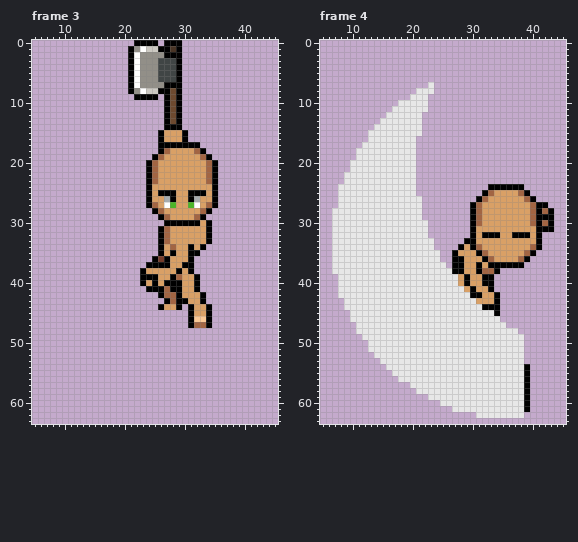
Pixel-art file -- assets/Entities/Characters/Body_A/Animations/Slice_Base/Slice_Down.aseprite. Above, as it was before the edit.
64x64 pixels, 8 frames. Colours within 5 levels of each other are drawn and written as one. Shown: frame 3: x 5..45, y 0..63; frame 4: x 5..45, y 0..63. The commit also changed other frames, which this record leaves out.
After the commit:
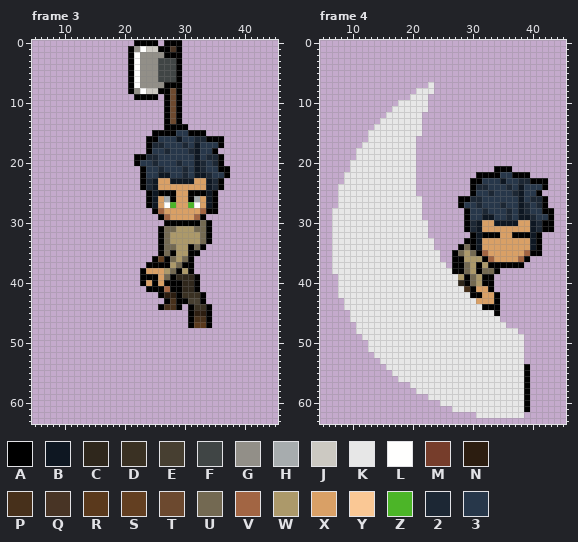
Palette (. is transparent): A #000000  B #0e1722  C #2f271c  D #3a3123  E #473f31  F #404545  G #928f88  H #a7acae  J #ccc9c2  K #e7e7e7  L #fffffe  M #763d2b  N #2c1d10  P #47301b  Q #483425  R #5a391c  S #633f21  T #6c492f  U #736952  V #a26543  W #ac996a  X #d9a066  Y #fac895  Z #4cb528  2 #1c2734  3 #27374a
Changes in this commit:
layer "Pants" added
layer "Boots" added
layer "Shirt" added
layer "Hair V1" added
Changed rows in their new state; - is an unchanged pixel.
Frame 3:
first column x 22:
14 --------A-------
15 ---A-AA33AAA----
16 --AA333B3322AAA-
17 --A2233323B333A-
18 --A3323332B33A--
19 AA22333333B322A-
20 A332333233B232A-
21 -A33233323B233AA
22 -A33BB3323BB233A
23 -A2B--BBBB--B2A-
24 -A2B--------B2A-
25 ---B--------B---
26 ---B--------B---
27 ---B--------B---
28 -------------A--
30 -----------U----
31 -----UUWWWUU----
32 -----UWWWWWU----
33 -----UWWWWWU----
34 -----UUWW-U-----
35 -----U-WW-------
36 ----S-UWU-------
37 ------WU--------
38 -----WU-W-------
39 -----U-CCC------
40 --------CC------
41 --------CC------
42 -----NN-DDD-----
43 ------P--EE-----
44 -----PP---DD----
45 ----------NN----
46 ----------PP----
47 ----------RR----
Frame 4:
first column x 28:
21 ------AAA------
22 ---AAAA33AAA---
23 --AA333B3322AAA
24 --A2233323B333A
25 --A3323332B33A-
26 AA22333333B322A
27 A332333233B232-
28 -A33233323B233A
29 -A33BB3323BB233
30 -A2B--BBBB--B2A
31 -A2B--------B2-
32 ---B--------B--
33 ---B--------B--
34 -U-B--------B--
35 UWU----------A-
36 -WWW-----------
37 -UW-W----------
38 -UW-UU---------
39 W-UW-----------
40 C-UW-----------
41 -P-------------
Pixel boxes of the changes (left, top, right, bottom) in both pictures:
changed: (134, 124, 230, 328)
changed: (458, 166, 548, 292)
